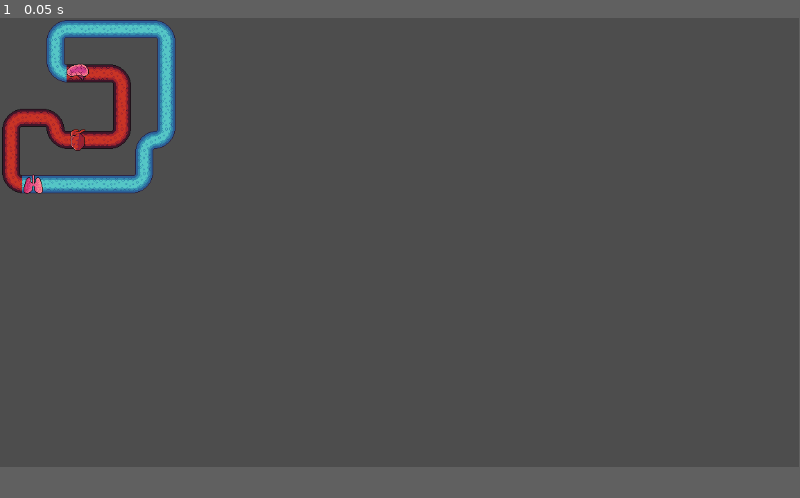
Above: before the commit, frame 1.
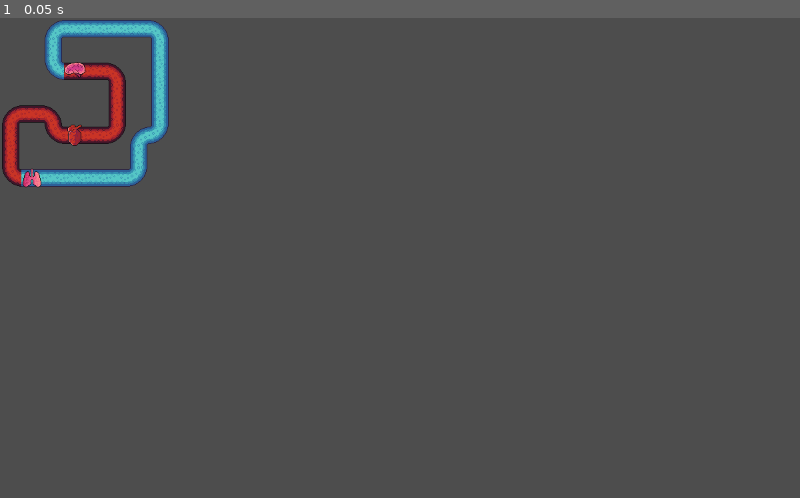
Above: after the commit, the same moment.

Repository: kamai7/PROJET_RIMNTPSSBA
Game: Godot game, scene res://Main.tscn
Two runs of this game, one before a commit and one after it. Both use one fixed random seed, a clock stepped at 60 frames per second and the inputs below. Before the commit the project has no main scene; this scene is started directly in both runs.
Inputs:
- Up to frame 1 (0.05 s): no input
In our replay, the window is 799x449 before the commit and 800x480 after it. These sizes can differ from the game's own. Grey fills any space a smaller window leaves; there, only what the larger window draws over its background counts as a difference.

The runs differ from the first frame. In frame 1, 3.0% of the frame differs, in the area x 0-22%, y 0-37%.

Commit message:
add controls

Diff:
--- /dev/null
+++ b/posage.gd
@@ -0,0 +1,11 @@
+extends TileMapLayer
+
+
+# Called when the node enters the scene tree for the first time.
+func _ready() -> void:
+	pass # Replace with function body.
+
+
+# Called every frame. 'delta' is the elapsed time since the previous frame.
+func _process(delta: float) -> void:
+	pass
--- /dev/null
+++ b/posage.tscn
@@ -0,0 +1,79 @@
+[gd_scene load_steps=4 format=4 uid="uid://bk6b7bsplqfsb"]
+
+[ext_resource type="Texture2D" uid="uid://ccy33x2l0rlm0" path="res://Assets/tileset.png" id="1_m46y5"]
+
+[sub_resource type="TileSetAtlasSource" id="TileSetAtlasSource_bi4uh"]
+texture = ExtResource("1_m46y5")
+texture_region_size = Vector2i(32, 32)
+0:0/0 = 0
+1:0/0 = 0
+2:0/0 = 0
+3:0/0 = 0
+4:0/0 = 0
+5:0/0 = 0
+6:0/0 = 0
+7:0/0 = 0
+8:0/0 = 0
+9:0/0 = 0
+0:1/0 = 0
+1:1/0 = 0
+2:1/0 = 0
+3:1/0 = 0
+4:1/0 = 0
+5:1/0 = 0
+6:1/0 = 0
+7:1/0 = 0
+8:1/0 = 0
+9:1/0 = 0
+0:2/0 = 0
+1:2/0 = 0
+2:2/0 = 0
+3:2/0 = 0
+4:2/0 = 0
+5:2/0 = 0
+6:2/0 = 0
+7:2/0 = 0
+8:2/0 = 0
+9:2/0 = 0
+0:3/0 = 0
+1:3/0 = 0
+2:3/0 = 0
+3:3/0 = 0
+4:3/0 = 0
+5:3/0 = 0
+6:3/0 = 0
+7:3/0 = 0
+8:3/0 = 0
+9:3/0 = 0
+0:4/0 = 0
+1:4/0 = 0
+2:4/0 = 0
+3:4/0 = 0
+4:4/0 = 0
+5:4/0 = 0
+0:5/0 = 0
+1:5/0 = 0
+2:5/0 = 0
+3:5/0 = 0
+4:5/0 = 0
+5:5/0 = 0
+0:6/0 = 0
+1:6/0 = 0
+2:6/0 = 0
+3:6/0 = 0
+4:6/0 = 0
+5:6/0 = 0
+0:7/0 = 0
+1:7/0 = 0
+2:7/0 = 0
+3:7/0 = 0
+4:7/0 = 0
+5:7/0 = 0
+
+[sub_resource type="TileSet" id="TileSet_uuoh4"]
+tile_size = Vector2i(32, 32)
+sources/0 = SubResource("TileSetAtlasSource_bi4uh")
+
+[node name="Posage" type="TileMapLayer"]
+tile_map_data = PackedByteArray("AAABAAEAAAAGAAIAAAD9/wUAAAAFAAIAAAD+/wQAAAAGAAIAAAD//wMAAAAFAAIAAAAAAAIAAAAGAAIAAAAAAAEAAAAFAAIAAAD//wIAAAAFAAIAAAAAAAMAAAAGAAIAAAD9/wQAAAAFAAIAAAD+/wUAAAAGAAIAAAA=")
+tile_set = SubResource("TileSet_uuoh4")
--- a/project.godot
+++ b/project.godot
@@ -11,8 +11,27 @@
 [application]
 
 config/name="Projet_Retroviseur_Illusoir_Motopropulse_NDLI_top_secret_sigma_beta_alpha"
+run/main_scene="res://posage.tscn"
 config/features=PackedStringArray("4.3", "Mobile")
 config/icon="res://Assets/icon.svg"
+
+[display]
+
+window/size/viewport_width=1200
+window/size/viewport_height=720
+
+[input]
+
+place={
+"deadzone": 0.5,
+"events": [Object(InputEventMouseButton,"resource_local_to_scene":false,"resource_name":"","device":-1,"window_id":0,"alt_pressed":false,"shift_pressed":false,"ctrl_pressed":false,"meta_pressed":false,"button_mask":0,"position":Vector2(0, 0),"global_position":Vector2(0, 0),"factor":1.0,"button_index":2,"canceled":false,"pressed":false,"double_click":false,"script":null)
+]
+}
+delete={
+"deadzone": 0.5,
+"events": [Object(InputEventMouseButton,"resource_local_to_scene":false,"resource_name":"","device":-1,"window_id":0,"alt_pressed":false,"shift_pressed":false,"ctrl_pressed":false,"meta_pressed":false,"button_mask":0,"position":Vector2(0, 0),"global_position":Vector2(0, 0),"factor":1.0,"button_index":2,"canceled":false,"pressed":false,"double_click":false,"script":null)
+]
+}
 
 [rendering]
 
Not shown: 2 places in Main.tscn that only renumber resources
